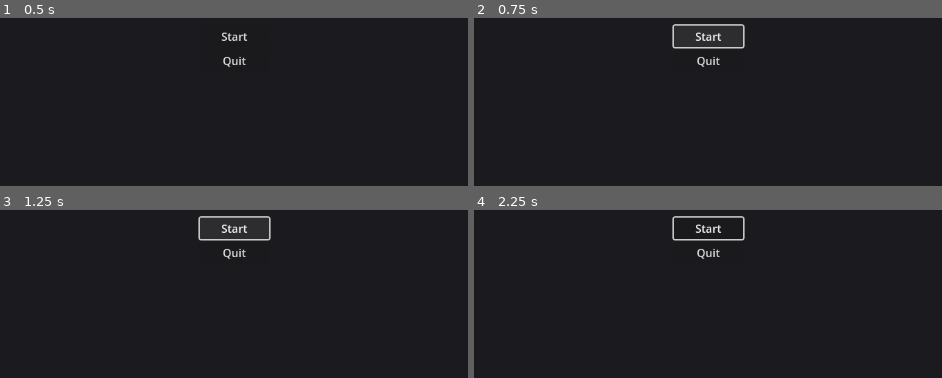
Above: before the commit, frames 1-4 (two rows, left to right).
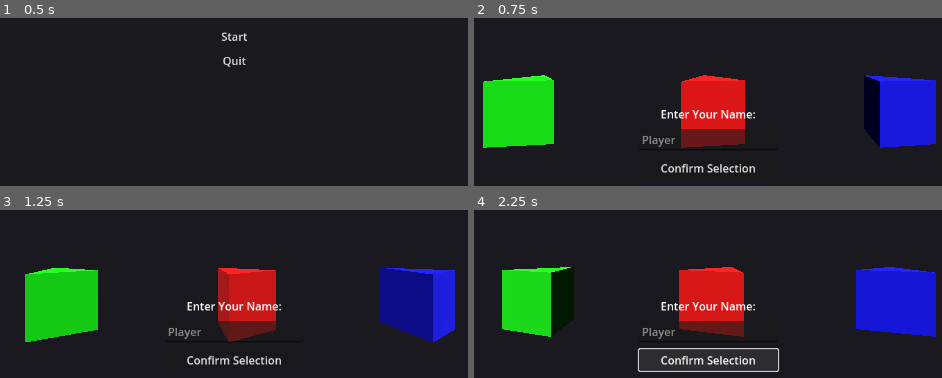
Above: after the commit, the same moments.

Repository: pedromirbr/Shootemup
Game: Godot game, scene res://MainMenu.tscn
Same seed, same stepped clock (60 frames per second), same inputs: the game is played once before the commit and once after it.
Inputs (mouse positions are in pixels of both pictures, inside the frame that each line leads up to):
- Up to frame 1 (0.5 s): no input
- Up to frame 2 (0.75 s): click "Start" at 0.5 s
- Up to frame 3 (1.25 s): no input
- Up to frame 4 (2.25 s): click (708, 228) at 1.25 s, where only the run before the commit has a clickable "Start"; click (708, 359) at 2 s, where only the run after the commit has a clickable "Confirm Selection"

Frame 1 is identical in both runs. In frame 2, 19% of the frame differs, in the area x 1-99%, y 3-93%; in frame 3, 19%; in frame 4, 20%, in the area x 5-99%, y 3-97%.
Error after the commit: Invalid call. Nonexistent function 'empty' in base 'String'. (res://ShipSelection.gd:12)

Commit message:
This commit introduces the ship selection screen.
The screen features:
- A 3D scene (`ShipSelection.tscn`) displaying three selectable ship models.
- The ship models are represented by colored pyramids (Green, Red, Blue) that rotate continuously using a `Rotator.gd` script.
- A user interface that allows the player to enter their name in a `LineEdit` field and confirm their selection with a `Button`.
- A `ShipSelection.gd` script handles the scene's logic, including:
  - Raycasting to detect which ship the player clicks on.
  - A confirmation function that captures the player's name and selected ship.
- The main menu's 'Start' button has been updated to transition to this new ship selection scene.

Diff:
--- a/MainMenu.gd
+++ b/MainMenu.gd
@@ -1,8 +1,7 @@
 extends Control
 
 func _on_start_button_pressed():
-	print("Start button pressed")
-	# get_tree().change_scene_to_file("res://game.tscn") # This will be used later
+	get_tree().change_scene_to_file("res://ShipSelection.tscn")
 
 
 func _on_quit_button_pressed():
--- /dev/null
+++ b/Rotator.gd
@@ -0,0 +1,6 @@
+extends Node3D
+
+@export var rotation_speed: float = 1.0
+
+func _process(delta):
+	rotate_y(rotation_speed * delta)
--- /dev/null
+++ b/ShipSelection.gd
@@ -0,0 +1,37 @@
+extends Node3D
+
+var selected_ship = null
+var player_name = ""
+
+func _ready():
+	# Connect the confirm button's pressed signal
+	$UI/VBoxContainer/ConfirmButton.connect("pressed", self._on_confirm_button_pressed)
+
+func _on_confirm_button_pressed():
+	player_name = $UI/VBoxContainer/LineEdit.text
+	if player_name.empty():
+		player_name = $UI/VBoxContainer/LineEdit.placeholder_text
+
+	# For now, we'll just print the selection.
+	# Later, we'll need to handle ship selection logic.
+	print("Player Name: ", player_name)
+	print("Selected Ship: ", selected_ship)
+
+	# Placeholder for starting the game
+	# get_tree().change_scene_to_file("res://game.tscn")
+pass
+
+# We will add input handling for ship selection later.
+func _input(event):
+	if event is InputEventMouseButton and event.pressed and event.button_index == MOUSE_BUTTON_LEFT:
+		var camera = $Camera3D
+		var from = camera.project_ray_origin(event.position)
+		var to = from + camera.project_ray_normal(event.position) * 1000
+		var space_state = get_world_3d().direct_space_state
+		var result = space_state.intersect_ray(PhysicsRayQueryParameters3D.create(from, to))
+
+		if result:
+			var collider = result.collider
+			if collider.is_in_group("ships"):
+				selected_ship = collider.name
+				print("Selected: ", selected_ship)
--- /dev/null
+++ b/ShipSelection.tscn
@@ -0,0 +1,86 @@
+[gd_scene load_steps=9 format=3 uid="uid://dqe4x7w8w8xvy"]
+
+[ext_resource type="Script" path="res://Rotator.gd" id="1_abcde"]
+[ext_resource type="Script" path="res://ShipSelection.gd" id="2_fghij"]
+
+[sub_resource type="PrismMesh" id="PrismMesh_klmno"]
+sides = 3
+
+[sub_resource type="StandardMaterial3D" id="StandardMaterial3D_12345"]
+albedo_color = Color(0, 1, 0, 1)
+
+[sub_resource type="StandardMaterial3D" id="StandardMaterial3D_67890"]
+albedo_color = Color(1, 0, 0, 1)
+
+[sub_resource type="StandardMaterial3D" id="StandardMaterial3D_fghij"]
+albedo_color = Color(0, 0, 1, 1)
+
+[sub_resource type="Environment" id="Environment_klmno"]
+background_mode = 1
+background_color = Color(0.1, 0.1, 0.12, 1)
+
+[node name="ShipSelection" type="Node3D"]
+script = ExtResource("2_fghij")
+
+[node name="GreenShip" type="MeshInstance3D" parent="." groups=["ships"]]
+transform = Transform3D(1, 0, 0, 0, -4.37114e-08, 1, 0, -1, -4.37114e-08, -3, 0, 0)
+mesh = SubResource("PrismMesh_klmno")
+surface_material_override/0 = SubResource("StandardMaterial3D_12345")
+script = ExtResource("1_abcde")
+
+[node name="RedShip" type="MeshInstance3D" parent="." groups=["ships"]]
+transform = Transform3D(1, 0, 0, 0, -4.37114e-08, 1, 0, -1, -4.37114e-08, 0, 0, 0)
+mesh = SubResource("PrismMesh_klmno")
+surface_material_override/0 = SubResource("StandardMaterial3D_67890")
+script = ExtResource("1_abcde")
+
+[node name="BlueShip" type="MeshInstance3D" parent="." groups=["ships"]]
+transform = Transform3D(1, 0, 0, 0, -4.37114e-08, 1, 0, -1, -4.37114e-08, 3, 0, 0)
+mesh = SubResource("PrismMesh_klmno")
+surface_material_override/0 = SubResource("StandardMaterial3D_fghij")
+script = ExtResource("1_abcde")
+
+[node name="Camera3D" type="Camera3D" parent="."]
+transform = Transform3D(1, 0, 0, 0, 1, 0, 0, 0, 1, 0, 1, 5)
+
+[node name="DirectionalLight3D" type="DirectionalLight3D" parent="."]
+transform = Transform3D(1, 0, 0, 0, 0.707107, 0.707107, 0, -0.707107, 0.707107, 0, 0, 0)
+
+[node name="WorldEnvironment" type="WorldEnvironment" parent="."]
+environment = SubResource("Environment_klmno")
+
+[node name="UI" type="Control" parent="."]
+layout_mode = 3
+anchors_preset = 15
+anchor_right = 1.0
+anchor_bottom = 1.0
+grow_horizontal = 2
+grow_vertical = 2
+
+[node name="VBoxContainer" type="VBoxContainer" parent="UI"]
+layout_mode = 1
+anchors_preset = 8
+anchor_left = 0.5
+anchor_top = 0.5
+anchor_right = 0.5
+anchor_bottom = 0.5
+offset_left = -100.0
+offset_top = 100.0
+offset_right = 100.0
+offset_bottom = 170.0
+grow_horizontal = 2
+grow_vertical = 2
+theme_override_constants/separation = 10
+
+[node name="Label" type="Label" parent="UI/VBoxContainer"]
+layout_mode = 2
+text = "Enter Your Name:"
+horizontal_alignment = 1
+
+[node name="LineEdit" type="LineEdit" parent="UI/VBoxContainer"]
+layout_mode = 2
+placeholder_text = "Player"
+
+[node name="ConfirmButton" type="Button" parent="UI/VBoxContainer"]
+layout_mode = 2
+text = "Confirm Selection"
